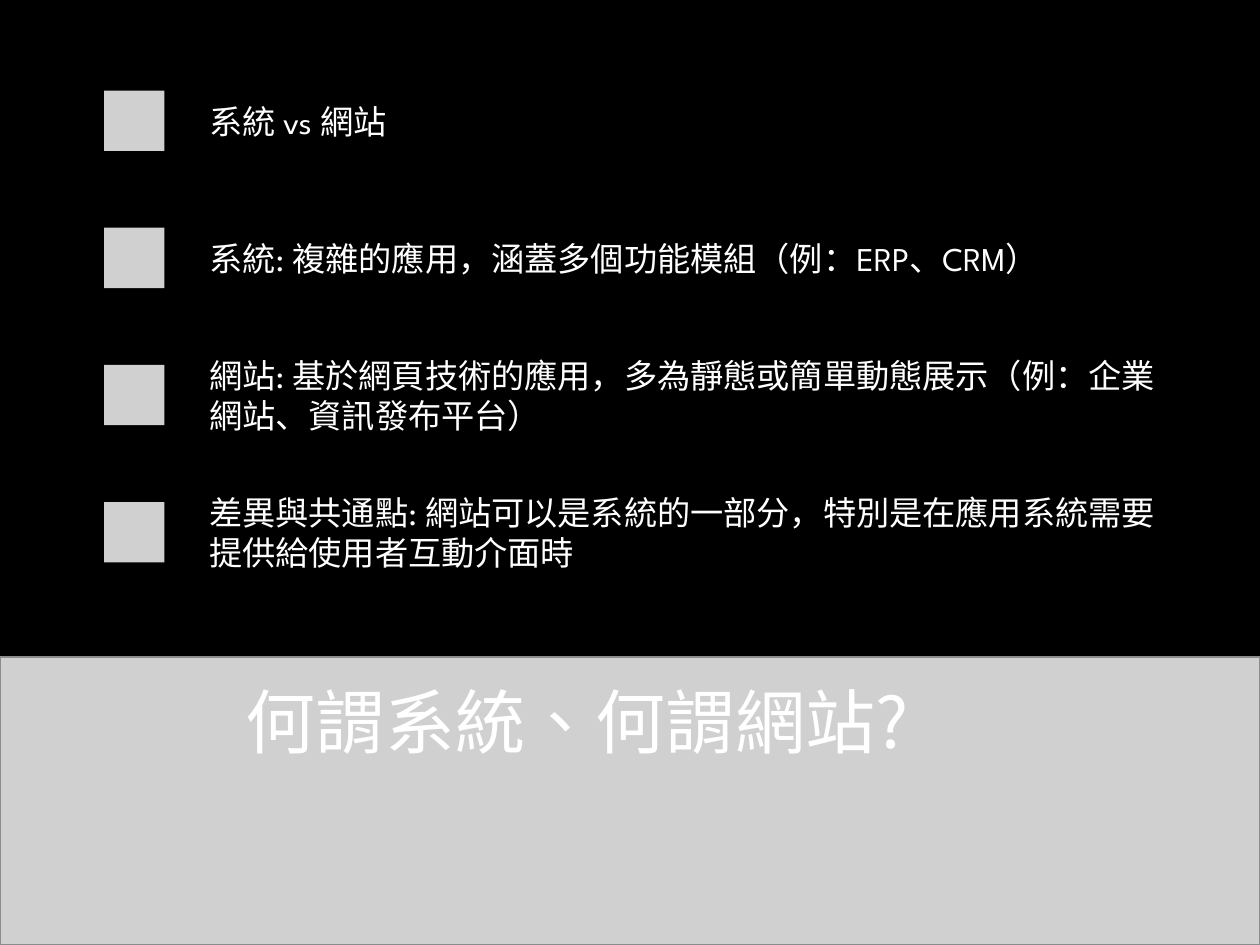
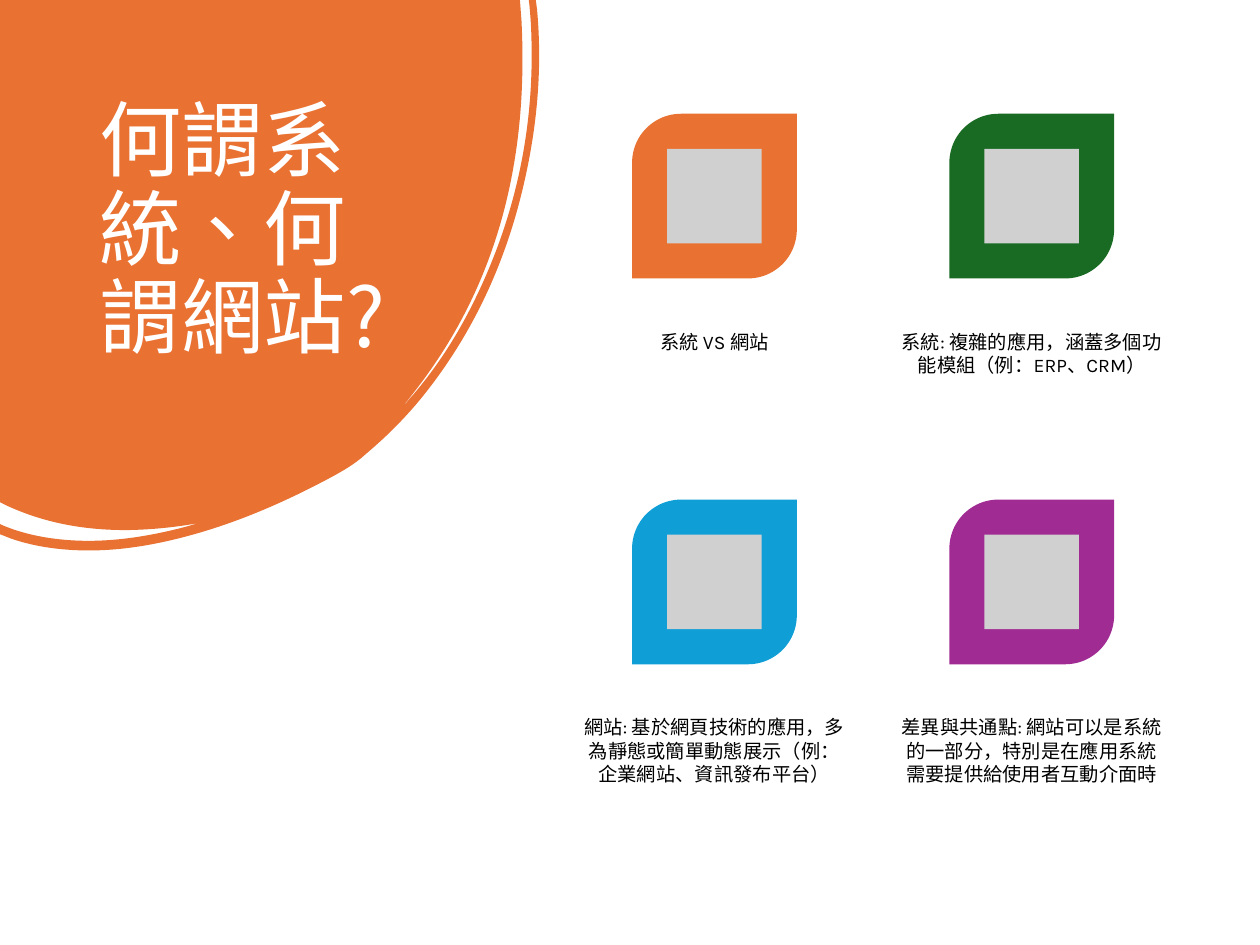
Before and after one commit to LyndonYeh/gitSkill, a slide deck: slide 2 of 專案架構介紹.pptx. Drawn at 1260x945 pixels with LibreOffice and Linux fonts; fonts in the diff are those of the drawing; grey boxes stand for pictures; background and template pictures are left out. Boxes give left, top, right and bottom in pixels: in the first picture for what was removed or moved away, otherwise in the second. Text is boxed around its words. In the diff, an @@ line names an element or a change of style, - is before the commit and + after.

```diff
--- a/專案架構介紹.pptx
+++ b/專案架構介紹.pptx
@@ background #000000 to #FFFFFF @@
@@ freeform shape added at <box>0,0,539,551</box>, fill #E97132 @@
@@ title "何謂系統、何謂網站?": place and size @@
-title "何謂系統、何謂網站?" at <box>246,689,909,753</box>
+title "何謂系統、何謂網站?" at <box>99,101,385,354</box>
@@ title "何謂系統、何謂網站?" at <box>99,101,385,354</box>: size 40 to 47 pt; alignment centre to left; vertical alignment middle to top @@
@@ text "系統 VS 網站" at <box>660,332,769,351</box>: vertical alignment middle to top @@
@@ text at <box>660,332,769,351</box>: text changed; size 19 to 11 pt; font League Spartan to Karla; text colour #FFFFFF to #000000 @@
-系統 vs 網站
+系統 VS 網站
@@ text "系統: 複雜的應用，涵蓋多個功能模組（例：ERP、CRM）": place and size @@
-text "系統: 複雜的應用，涵蓋多個功能模組（例：ERP、CRM）" at <box>209,242,1038,275</box>
+text "系統: 複雜的應用，涵蓋多個功能模組（例：ERP、CRM）" at <box>902,332,1161,374</box>
@@ group removed at <box>71,66,1189,587</box>: 4 rounded rectangles, 4 pictures @@
@@ group added at <box>633,113,1114,665</box>: 4 round diag rects, 4 pictures @@
@@ picture removed at <box>0,656,1260,945</box> @@
@@ text "網站: 基於網頁技術的應用，多為靜態或簡單動態展示（例：企業網站、資訊發布平台）": place and size @@
-text "網站: 基於網頁技術的應用，多為靜態或簡單動態展示（例：企業網站、資訊發布平台）" at <box>209,359,1154,431</box>
+text "網站: 基於網頁技術的應用，多為靜態或簡單動態展示（例：企業網站、資訊發布平台）" at <box>584,717,844,783</box>
@@ size 19 to 11 pt, font League Spartan to Karla, text colour #FFFFFF to #000000; alignment left to centre; less space between paragraphs; vertical alignment middle to top in 3 elements at <box>902,332,1161,374</box>, <box>584,717,844,783</box>, <box>902,717,1162,783</box> @@
@@ text "差異與共通點: 網站可以是系統的一部分，特別是在應用系統需要提供給使用者互動介面時": place and size @@
-text "差異與共通點: 網站可以是系統的一部分，特別是在應用系統需要提供給使用者互動介面時" at <box>209,496,1155,568</box>
+text "差異與共通點: 網站可以是系統的一部分，特別是在應用系統需要提供給使用者互動介面時" at <box>902,717,1162,783</box>
```
Also in this commit, not shown: 6 other slides changed, 1 slide added, 1 other file.
